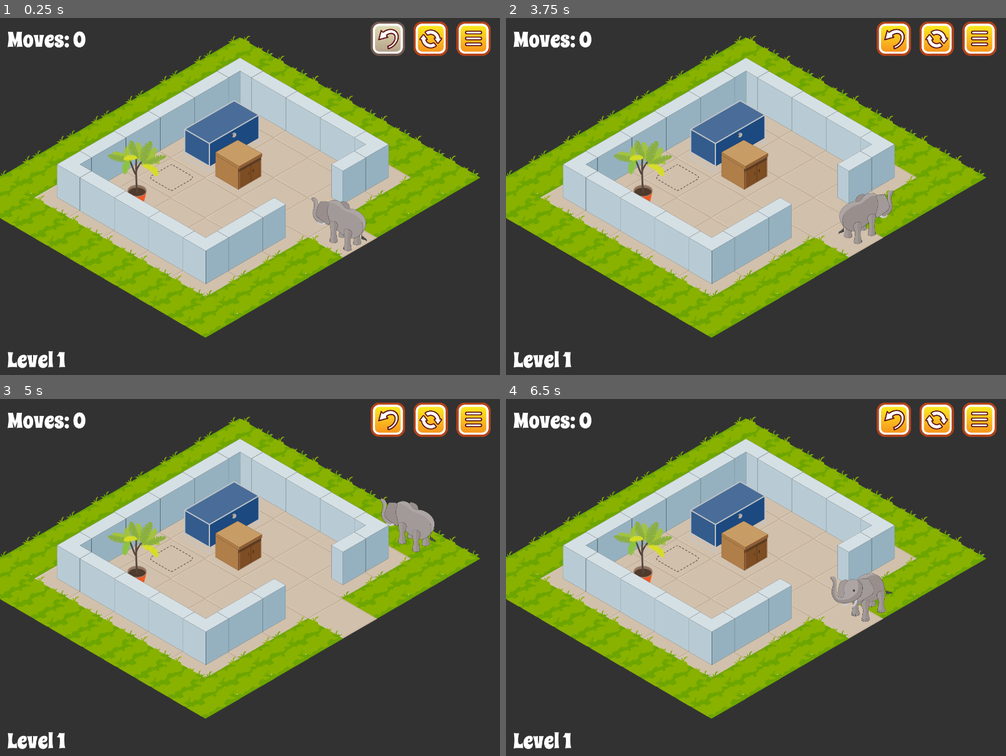
Above: before the commit, frames 1-4 (two rows, left to right).
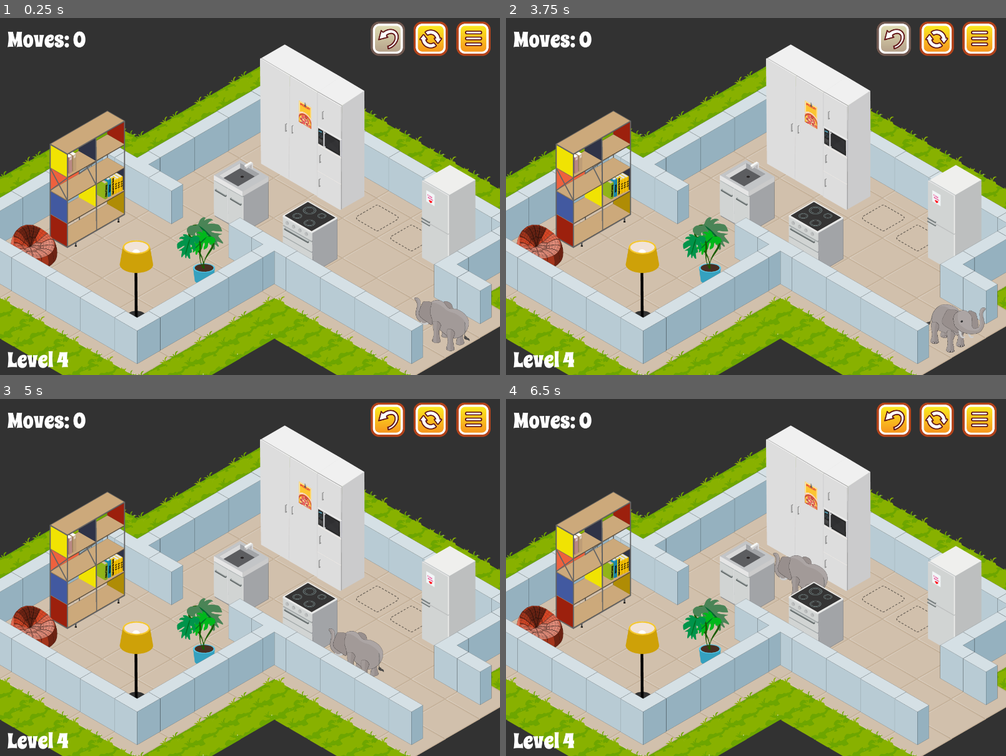
Above: after the commit, the same moments.

Repository: tripodsan/elephant-game
Game: Godot game, scene res://main.tscn
The game is run twice, just before and just after one commit, with the same random seed, the same clock (stepped at 60 frames per second) and the same inputs.
Inputs (mouse positions are in pixels of both pictures, inside the frame that each line leads up to):
- Up to frame 1 (0.25 s): no input
- Up to frame 2 (3.75 s): click (936, 39) at 0.5 s; click (936, 39) at 1.25 s; click (936, 39) at 2 s; click (981, 39) at 2.75 s; tap Enter at 3.5 s; move the mouse to (866, 178) at 3.52 s; hold Right (move_right) from 3.53 s (still down); click (866, 178) at 3.67 s
- Up to frame 3 (5 s): move the mouse to (150, 595) at 4.27 s; release Right (move_right) at 4.28 s; hold Down (move_down) from 4.28 s (still down); click (150, 595) at 4.42 s
- Up to frame 4 (6.5 s): move the mouse to (806, 498) at 5.02 s; release Down (move_down) at 5.03 s; hold Right (move_right) 5.03-5.78 s; click (806, 498) at 5.17 s; move the mouse to (731, 648) at 5.77 s; hold W (move_up) from 5.78 s (still down); click (731, 648) at 5.92 s

The runs differ from the first frame. In frame 1, 67% of the frame differs, in the area x 0-100%, y 4-100%; in frame 2, 68%; in frame 3, 68%; in frame 4, 68%.

Commit message:
adding highlighing

Diff:
--- a/level_tileset.tres
+++ b/level_tileset.tres
@@ -48,7 +48,7 @@
 13/texture = ExtResource( 2 )
 13/tex_offset = Vector2( 0, 0 )
 13/modulate = Color( 1, 1, 1, 1 )
-13/region = Rect2( 192, 0, 192, 112 )
+13/region = Rect2( 192, 112, 192, 112 )
 13/tile_mode = 0
 13/occluder_offset = Vector2( 0, 0 )
 13/navigation_offset = Vector2( 0, 0 )
@@ -186,9 +186,9 @@
 22/z_index = 1
 23/name = "floor.png 23"
 23/texture = ExtResource( 2 )
-23/tex_offset = Vector2( -14, -17 )
+23/tex_offset = Vector2( -16, -16 )
 23/modulate = Color( 1, 1, 1, 1 )
-23/region = Rect2( 1625, 39, 222, 153 )
+23/region = Rect2( 1616, 39, 227, 145 )
 23/tile_mode = 0
 23/occluder_offset = Vector2( 0, 0 )
 23/navigation_offset = Vector2( 0, 0 )
@@ -562,3 +562,17 @@
 49/shape_one_way_margin = 0.0
 49/shapes = [  ]
 49/z_index = 1
+50/name = "path"
+50/texture = ExtResource( 2 )
+50/tex_offset = Vector2( 0, 0 )
+50/modulate = Color( 1, 1, 1, 1 )
+50/region = Rect2( 192, 0, 192, 112 )
+50/tile_mode = 0
+50/occluder_offset = Vector2( 0, 0 )
+50/navigation_offset = Vector2( 0, 0 )
+50/shape_offset = Vector2( 0, 0 )
+50/shape_transform = Transform2D( 1, 0, 0, 1, 0, 0 )
+50/shape_one_way = false
+50/shape_one_way_margin = 0.0
+50/shapes = [  ]
+50/z_index = 0
--- a/scripts/game.gd
+++ b/scripts/game.gd
@@ -28,7 +28,7 @@
 
 func _ready() -> void:
   assert(!Globals.connect('level_complete', self, '_level_complete'))
-  load_level(0)
+  load_level(3)
 
 func load_level(lvl:int):
   current_level = lvl
--- a/scripts/world.gd
+++ b/scripts/world.gd
@@ -10,10 +10,18 @@
 onready var player:Player = $player
 
 const TILE_WALL = 11
+const TILE_FLOOR = 12
+const TILE_PATH = 50
 
 var boxes:Array = []
 
 var targets = {}
+
+## current selected box
+var selected:Box
+
+## direction of selected box
+var selected_dir:int
 
 ## navigation class
 var nav:AStar2D
@@ -27,6 +35,9 @@
 
 ## the current move path
 var move_path:Array = []
+
+## the selected highlight_path
+var highlight_path:Array = []
 
 ## the move history
 ## @type Array<Move>
@@ -110,18 +121,17 @@
   return move_tween.is_active()
 
 ## create move path for player to the desired location.
-func player_movev(pos:Vector2):
+func click(pos:Vector2):
   if level_complete:
     return
   if player_is_moving():
     return
-  var dir = Globals.DIRS.find(pos - player.pos)
-  if dir >= 0:
-    # move by 1
+  if selected:
     move_path.clear()
     fast_travel = false
-    player_move(dir)
-    return
+    player_move(selected_dir)
+    return
+
   var p0 = nav.get_closest_point(player.pos)
   var p1 = nav.get_closest_point(pos)
   move_path = nav.get_point_path(p0, p1)
@@ -135,6 +145,7 @@
   if player_is_moving():
     # next_move = dir
     return
+
   player.set_dir(dir)
   var newPos = player.pos + Gobals.DIRS[dir]
   # check if background is not empty
@@ -175,9 +186,10 @@
 
   move_tween.start()
   was_moving = move_path.size() > 0
-  #print('moved to %s facing %d. tile is %d' % [player.pos, dir, level.get_cellv(player.pos)])
-
-func box_move(box:Box, dir:int)->bool:
+  # ensure hover is cleared
+  hover(Vector2.ZERO, [])
+
+func box_can_move(box:Box, dir:int)->bool:
   # check that all points of the box can move
   for p in box.positions:
     var newPos = p + Globals.DIRS[dir]
@@ -188,6 +200,11 @@
     var other = get_box(newPos)
     if other && other != box:
       return false
+  return true
+
+func box_move(box:Box, dir:int)->bool:
+  if !box_can_move(box, dir):
+    return false
 
   # if box is on target, remove it
   if targets.has(box.pos):
@@ -248,6 +265,63 @@
     Globals.emit_signal('level_complete', moves)
   else:
     next_move()
+
+
+## pixk the box that can be moved by the player
+func pick_movable_box(boxes:Array):
+  for box in boxes:
+    var dir = -1
+    for p in box.positions:
+      dir = Globals.DIRS.find(p - player.pos)
+      if dir >= 0 && box_can_move(box, dir):
+        return { box=box, dir=dir }
+  return null
+
+## handles hover for the given tile coords and hovered box
+## @param {Vector2} pos tile position the mouse hovers over
+## @param {Array<Box} box the hovered box
+func hover(pos:Vector2, boxes:Array)->void:
+  # only allow hovering over boxes that might be moved
+  var info = pick_movable_box(boxes)
+  var box = info.box if info else null
+  if box != selected:
+    if selected:
+      selected.modulate = Color.white
+      selected.scale = Vector2(1, 1)
+    selected = box
+    selected_dir = info.dir if info else -1
+  if selected:
+    selected.modulate = Color(1.2, 1.2, 1.2)
+    selected.scale = Vector2(1.01, 1.01)
+    show_path([])
+    return
+
+  var id = background.get_cellv(pos)
+  if id != TILE_FLOOR && id != TILE_PATH:
+    show_path([])
+    return
+  if get_box(pos):
+    show_path([])
+    return
+
+  if player.pos != pos:
+    var p0 = nav.get_closest_point(player.pos)
+    var p1 = nav.get_closest_point(pos)
+    show_path(nav.get_point_path(p0, p1))
+  else:
+    show_path([])
+
+func show_path(np:Array):
+  var l0 = np.size();
+  var l1 = highlight_path.size()
+  if l0 == l1 && l0 > 1 && np[0] == highlight_path[0] && np[l0-1] == highlight_path[l1-1]:
+    return
+  for pos in highlight_path:
+      background.set_cellv(pos, TILE_FLOOR)
+  for pos in np:
+      background.set_cellv(pos, TILE_PATH)
+  highlight_path = np
+
 
 func _unhandled_input(event:InputEvent)->void:
   if event.is_action_pressed('move_up'):
@@ -268,8 +342,18 @@
     if event.pressed:
       var pos = get_local_mouse_position()
       var tile:Vector2 = level.world_to_map(pos)
-      player_movev(tile)
-
+      click(tile)
+  if event is InputEventMouseMotion:
+    if player_is_moving():
+      return
+    var mousePos = get_global_mouse_position()
+    var space = get_world_2d().direct_space_state
+    var boxes = []
+    for info in space.intersect_point(mousePos, 8, [], -1, false, true):
+      boxes.push_back(info.collider.get_parent())
+    var pos = get_local_mouse_position()
+    var tile:Vector2 = level.world_to_map(pos)
+    hover(tile, boxes)
 
 ## converts the grid coordinates to world coordinates
 func grid2cart(pos:Vector2)->Vector2:
@@ -350,6 +434,8 @@
   func generate_sprites(ts:TileSet, id:int)->void:
     var slices = []
     var r:Rect2 = ts.tile_get_region(id);
+    var t:Texture = ts.tile_get_texture(id);
+    var o:Vector2 = ts.tile_get_texture_offset(id) - Vector2(96, 112)
     # for 1x1 we only need 1 sprite
     if dim == Vector2(1,1):
       slices = [
@@ -385,14 +471,33 @@
       ]
     for p in slices:
       var s:Sprite = Sprite.new()
-      s.texture = ts.tile_get_texture(id)
+      s.texture = t;
       s.centered = false
       s.region_enabled = true
       s.region_rect = Rect2(r.position.x + p.tx, r.position.y, p.w, p.h)
-      s.offset = ts.tile_get_texture_offset(id) - Vector2(96, 112 + p.dy)
+      s.offset = o - Vector2(0, p.dy)
       s.z_index = ts.tile_get_z_index(id)
       s.transform.origin = Vector2(p.dx, p.dy)
       add_child(s)
+
+    # create collision polygons from the sprite texture for non targets
+    if is_target:
+      return
+    var area := Area2D.new()
+    add_child(area)
+    var img := Image.new()
+    img.create(r.size.x, r.size.y, false, Image.FORMAT_RGBA8)
+    img.blit_rect(t.get_data(), r, Vector2.ZERO)
+    var bitmap = BitMap.new()
+    bitmap.create_from_image_alpha(img)
+    var polys = bitmap.opaque_to_polygons(Rect2(Vector2.ZERO, img.get_size()))
+    for poly in polys:
+      var p = CollisionPolygon2D.new()
+      #p.color = Color.from_hsv(rand_range(0, 1), 1, 1)
+      #p.z_index = 2
+      p.polygon = poly
+      p.position = o
+      area.add_child(p)
 
 class Move:
   ## direction of the move
Binary file changed: assets/floor.png
